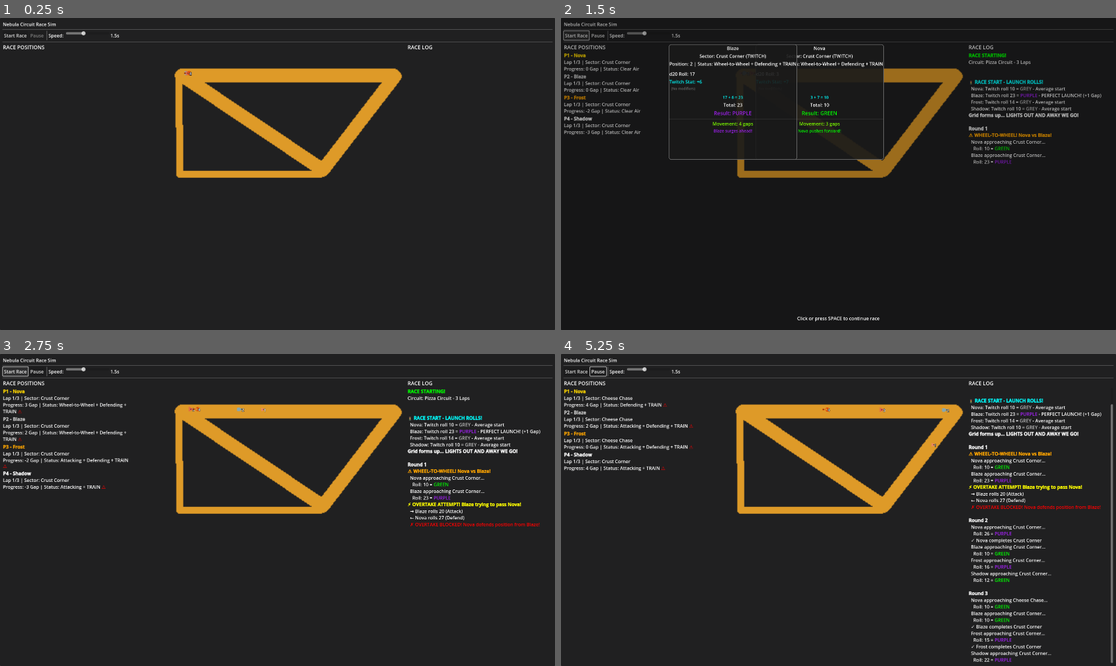
Above: before the commit, frames 1-4 (two rows, left to right).
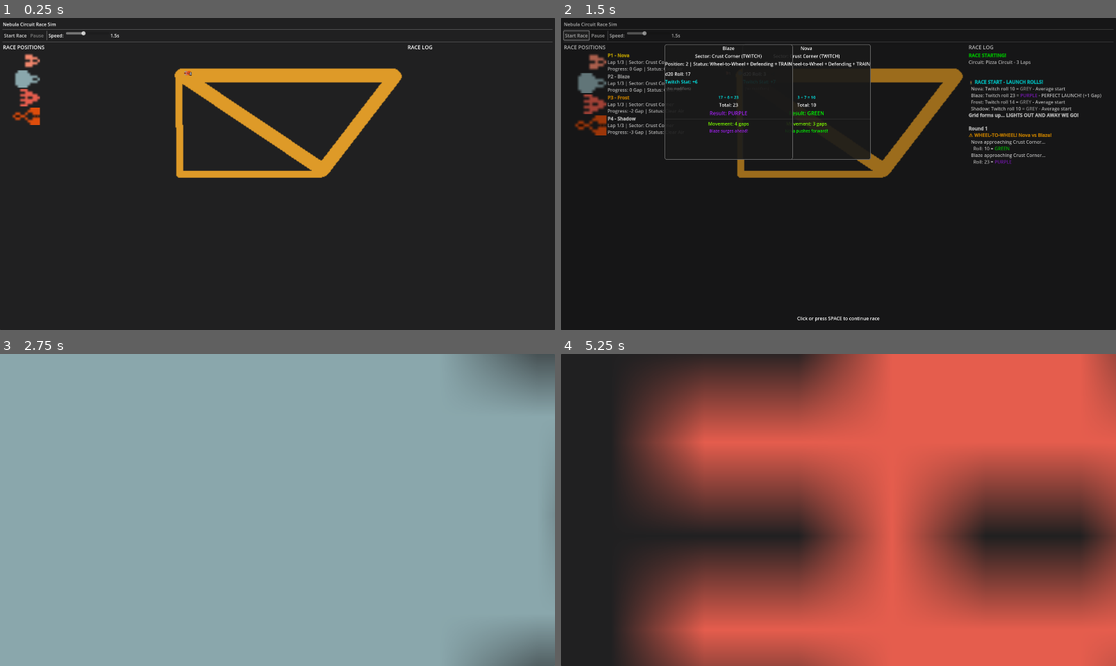
Above: after the commit, the same moments.

Repository: computersaucegames/nc
Game: Godot game, scene res://scenes/tests/RaceTestScene.tscn
Two runs of this game, one before a commit and one after it. Both use one fixed random seed, a clock stepped at 60 frames per second and the inputs below. The project has no main scene, so this scene is started directly.
Inputs (mouse positions are in pixels of both pictures, inside the frame that each line leads up to):
- Up to frame 1 (0.25 s): no input
- Up to frame 2 (1.5 s): click "Start Race" at 0.5 s; click "Start Race" at 1.25 s
- Up to frame 3 (2.75 s): click "Start Race" at 2 s
- Up to frame 4 (5.25 s): click (599, 372) at 2.75 s, where only the run before the commit has a clickable "Pause"; click (599, 372) at 3.5 s, where only the run before the commit has a clickable "Resume"; move the mouse to (960, 494) at 4.27 s; click (960, 494) at 4.42 s; move the mouse to (727, 525) at 5.02 s; click (727, 525) at 5.17 s

The runs differ from the first frame. In frame 1, 0.6% of the frame differs, in the area x 2-8%, y 11-35%; in frame 2, 3.5%; in frame 3, 100%, in the area x 0-100%, y 0-100%; in frame 4, 83%.

Commit message:
Add pilot sprite icons, rotation, and improved spacing
1. Add racer sprite icons next to pilot display
   - PilotStatusPanel now shows each pilot's pod sprite alongside their stats
   - Sprites match the ones used on the track (same pod types and colors)
   - Uses HBoxContainer to organize sprite + text layout

2. Rotate pilot icons on track to face heading direction
   - Enabled PathFollow2D.rotates so pods face the direction they're moving
   - Provides better visual feedback of movement direction

3. Increase offset between overlapping pilots on track
   - Increased LATERAL_OFFSET_DISTANCE from 20 to 50 pixels
   - Prevents visual overlap when multiple pilots are close together
   - Pilots are now more clearly distinguishable when racing wheel-to-wheel

Diff:
--- a/scripts/ui/CircuitDisplay.gd
+++ b/scripts/ui/CircuitDisplay.gd
@@ -25,7 +25,7 @@
 const PILOT_ICON_SIZE = 16
 const MOVEMENT_ANIMATION_DURATION = 0.3  # Seconds for smooth pod movement
 const OVERLAP_THRESHOLD = 0.02  # How close pilots need to be to count as overlapping (2% of track)
-const LATERAL_OFFSET_DISTANCE = 20.0  # Pixels to offset sideways when overlapping
+const LATERAL_OFFSET_DISTANCE = 50.0  # Pixels to offset sideways when overlapping
 
 # Pod racer sprites for pilot icons
 const POD_SPRITES = [
@@ -98,7 +98,7 @@
 	for p_idx in range(pilot_data.size()):
 		var pilot = pilot_data[p_idx]
 		var path_follow = PathFollow2D.new()
-		path_follow.rotates = false  # Keep icons upright
+		path_follow.rotates = true  # Rotate to face heading direction
 		path_follow.loop = true
 
 		# Create visual marker (pod racer sprite)
--- a/scripts/ui/PilotStatusPanel.gd
+++ b/scripts/ui/PilotStatusPanel.gd
@@ -5,6 +5,26 @@
 
 var pilot_labels: Dictionary = {}
 var circuit: Circuit  # Reference to track sector names
+
+# Pod racer sprites for pilot icons (matching CircuitDisplay)
+const POD_SPRITES = [
+	"res://resources/art/classic-Recovered.png",
+	"res://resources/art/bigblue-Recovered.png",
+	"res://resources/art/3 wide-Recovered.png",
+	"res://resources/art/pod-Recovered.png",
+]
+
+# Colors to modulate pods (matching CircuitDisplay)
+const PILOT_COLORS = [
+	Color.WHITE,          # 1st - classic (red)
+	Color.WHITE,          # 2nd - bigblue (blue)
+	Color.WHITE,          # 3rd - 3 wide (red/orange)
+	Color.CORAL,          # 4th - pod (yellow) with coral tint
+	Color.HOT_PINK,       # 5th - classic + pink tint
+	Color.LAWN_GREEN,     # 6th - bigblue + green tint
+	Color.PURPLE,         # 7th - 3 wide + purple tint
+	Color.CYAN            # 8th - pod + cyan tint
+]
 
 func _ready():
 	setup_ui()
@@ -22,18 +42,38 @@
 func setup_pilots(pilot_data: Array):
 	# Clear existing labels
 	for child in get_children():
-		if child is RichTextLabel:
+		if child is HBoxContainer:
 			child.queue_free()
 	pilot_labels.clear()
 
-	# Create pilot status labels
-	for data in pilot_data:
+	# Create pilot status labels with sprites
+	for p_idx in range(pilot_data.size()):
+		var data = pilot_data[p_idx]
+
+		# Create horizontal container for sprite + text
+		var hbox = HBoxContainer.new()
+		hbox.custom_minimum_size.y = 60
+
+		# Add sprite
+		var sprite = TextureRect.new()
+		sprite.expand_mode = TextureRect.EXPAND_FIT_WIDTH_PROPORTIONAL
+		sprite.custom_minimum_size = Vector2(32, 32)
+		sprite.stretch_mode = TextureRect.STRETCH_KEEP_ASPECT_CENTERED
+		var pod_index = p_idx % POD_SPRITES.size()
+		sprite.texture = load(POD_SPRITES[pod_index])
+		sprite.modulate = PILOT_COLORS[p_idx % PILOT_COLORS.size()]
+		hbox.add_child(sprite)
+
+		# Add label
 		var label = RichTextLabel.new()
 		label.bbcode_enabled = true
 		label.custom_minimum_size.y = 60
 		label.fit_content = true
-		add_child(label)
-		pilot_labels[data.name] = label
+		label.size_flags_horizontal = Control.SIZE_EXPAND_FILL
+		hbox.add_child(label)
+
+		add_child(hbox)
+		pilot_labels[data.name] = {"container": hbox, "label": label, "sprite": sprite}
 
 # Set the circuit reference for sector names
 func set_circuit(race_circuit: Circuit):
@@ -49,14 +89,14 @@
 	for i in range(sorted_pilots.size()):
 		var pilot = sorted_pilots[i]
 		if pilot.name in pilot_labels:
-			var label = pilot_labels[pilot.name]
-			var current_index = label.get_index()
+			var container = pilot_labels[pilot.name]["container"]
+			var current_index = container.get_index()
 			var target_index = i + 1  # +1 to account for title label
 
 			# If position changed, animate the movement
 			if current_index != target_index:
-				animate_position_change(label)
-				move_child(label, target_index)
+				animate_position_change(container)
+				move_child(container, target_index)
 
 	# Update display content for all pilots
 	for pilot in sorted_pilots:
@@ -67,7 +107,7 @@
 	if not pilot.name in pilot_labels:
 		return
 
-	var label = pilot_labels[pilot.name]
+	var label = pilot_labels[pilot.name]["label"]
 	var color = get_position_color(pilot.position)
 
 	var sector_name = ""
@@ -106,16 +146,16 @@
 	return "white"
 
 # Animate a pilot label when its position changes
-func animate_position_change(label: RichTextLabel):
+func animate_position_change(container: HBoxContainer):
 	# Create a brief highlight animation to show movement
 	var tween = create_tween()
 	tween.set_parallel(true)
 
 	# Flash effect with a bright highlight
-	label.modulate = Color(1.5, 1.5, 1.0)  # Bright yellow
-	tween.tween_property(label, "modulate", Color.WHITE, 0.5).set_ease(Tween.EASE_OUT).set_trans(Tween.TRANS_QUAD)
+	container.modulate = Color(1.5, 1.5, 1.0)  # Bright yellow
+	tween.tween_property(container, "modulate", Color.WHITE, 0.5).set_ease(Tween.EASE_OUT).set_trans(Tween.TRANS_QUAD)
 
 	# Scale pulse effect
-	var original_scale = label.scale
-	label.scale = Vector2(1.05, 1.05)
-	tween.tween_property(label, "scale", original_scale, 0.5).set_ease(Tween.EASE_OUT).set_trans(Tween.TRANS_ELASTIC)
+	var original_scale = container.scale
+	container.scale = Vector2(1.05, 1.05)
+	tween.tween_property(container, "scale", original_scale, 0.5).set_ease(Tween.EASE_OUT).set_trans(Tween.TRANS_ELASTIC)
